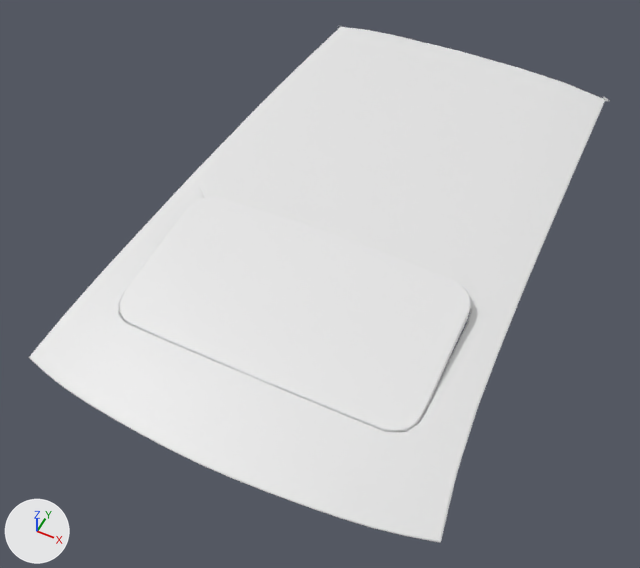
One commit to the glTF model public/parts/wendtStrom_roof_sunroofTilted.glb: the scene before it, then after it.
Rendered twice from a 50 mm lens placed at (0.72, -1.152, 3.125), pointed at (-0.035, 0.359, 1.236). The axes (+X, +Y, +Z) are drawn at lower left. The lights are the same throughout. The older version comes first. Where no turn or scale is listed for an object, it has been applied to the vertices.

Names of what the first picture shows: 'roof_sunroofTilted'.
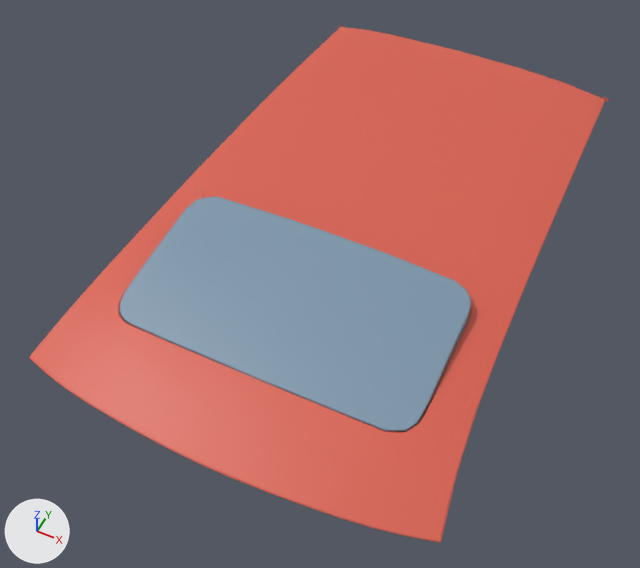
Edits to the bpy script that builds the scene:
```text
Change mat_paint:
    mat_paint.base_color: (0.8, 0.8, 0.8) -> (0.7, 0.12, 0.08)  # white #e7e7e7 -> red #da6150
Change mat_glass:
    mat_glass.base_color: (0.8, 0.8, 0.8) -> (0.2, 0.3, 0.4)  # white #e7e7e7 -> blue #7c95aa
```

Pixel boxes (x1, y1, x2, y2) of what changed, in the pictures (640 x 568 px):
'roof_sunroofTilted', recoloured (darker): (29, 26, 610, 543) in both
